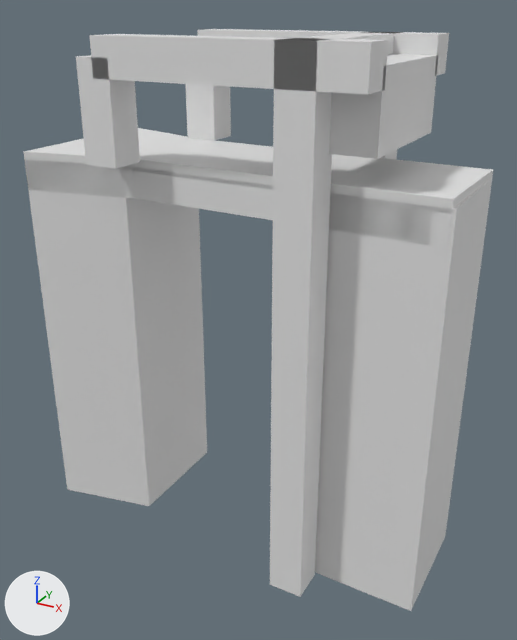
Two versions of the glTF model models/den-hoorn/den-hoorn-brug-7d8a4b19/den-hoorn-brug-7d8a4b19.glb, one commit apart.
Before and after are seen from a camera (50 mm lens) standing at (8.79, -15.8, 4.08) and looking at (0.26, -0.29, -3.67). The lights are fixed; the arrows at lower left show +X, +Y and +Z. The older version comes first.

The first picture shows 'building:balans', 'building:balans 2', 'building:contragewicht', 'building:hamei', 'building:hamei 2', 'building:hangstang', 'building:hangstang 2', 'building:portaal', 'road:dek', 'road:landhoofd (aangenomen)', 'road:landhoofd (aangenomen) 2', 'road:rijbaan lokale weg'.
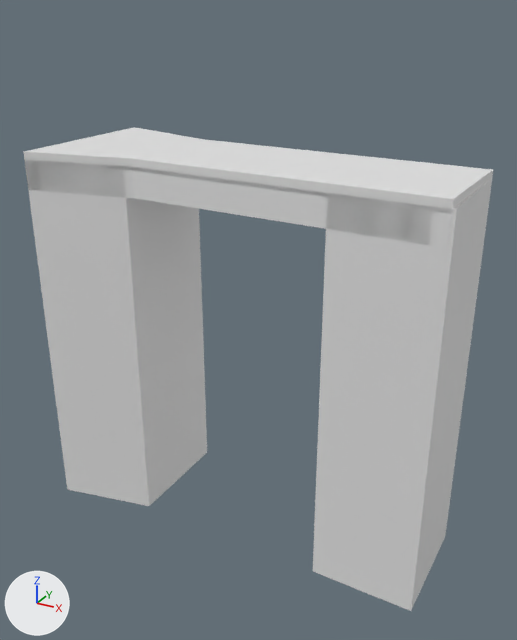
Boxes (x1, y1, x2, y2) around the edits, measured in the pictures (517 x 640 px):
```json
{"object": "building:hamei 2", "change": "deleted", "before": [270, 38, 332, 597]}
{"object": "building:balans 2", "change": "deleted", "before": [89, 34, 388, 95]}
{"object": "building:contragewicht", "change": "deleted", "before": [329, 54, 438, 159]}
{"object": "building:hangstang 2", "change": "deleted", "before": [76, 55, 140, 169]}
{"object": "building:balans", "change": "deleted", "before": [197, 29, 449, 76]}
{"object": "building:hangstang", "change": "deleted", "before": [186, 84, 231, 141]}
{"object": "building:portaal", "change": "deleted", "before": [289, 32, 394, 55]}
{"object": "building:hamei", "change": "deleted", "before": [381, 32, 403, 160]}
```

Scene script edits in JSON lines:
```json
{"op": "remove", "block": "ob_building_hamei", "code": ["ob_building_hamei = bpy.data.objects.new('building:hamei', me_hamei)", "ob_building_hamei.location = (0.0, 0.0, 0.0)"]}
{"op": "remove", "block": "ob_building_hamei_2", "code": ["ob_building_hamei_2 = bpy.data.objects.new('building:hamei 2', me_hamei_2)", "ob_building_hamei_2.location = (0.0, 0.0, 0.0)"]}
{"op": "remove", "block": "ob_building_portaal", "code": ["ob_building_portaal = bpy.data.objects.new('building:portaal', me_portaal)", "ob_building_portaal.location = (0.0, 0.0, 0.0)"]}
{"op": "remove", "block": "ob_building_balans", "code": ["ob_building_balans = bpy.data.objects.new('building:balans', me_balans)", "ob_building_balans.location = (0.0, 0.0, 0.0)"]}
{"op": "remove", "block": "ob_building_hangstang", "code": ["ob_building_hangstang = bpy.data.objects.new('building:hangstang', me_hangstang)", "ob_building_hangstang.location = (0.0, 0.0, 0.0)"]}
{"op": "remove", "block": "ob_building_balans_2", "code": ["ob_building_balans_2 = bpy.data.objects.new('building:balans 2', me_balans_2)", "ob_building_balans_2.location = (0.0, 0.0, 0.0)"]}
{"op": "remove", "block": "ob_building_hangstang_2", "code": ["ob_building_hangstang_2 = bpy.data.objects.new('building:hangstang 2', me_hangstang_2)", "ob_building_hangstang_2.location = (0.0, 0.0, 0.0)"]}
{"op": "remove", "block": "ob_building_contragewicht", "code": ["ob_building_contragewicht = bpy.data.objects.new('building:contragewicht', me_contragewicht)", "ob_building_contragewicht.location = (0.0, 0.0, 0.0)"]}
```
